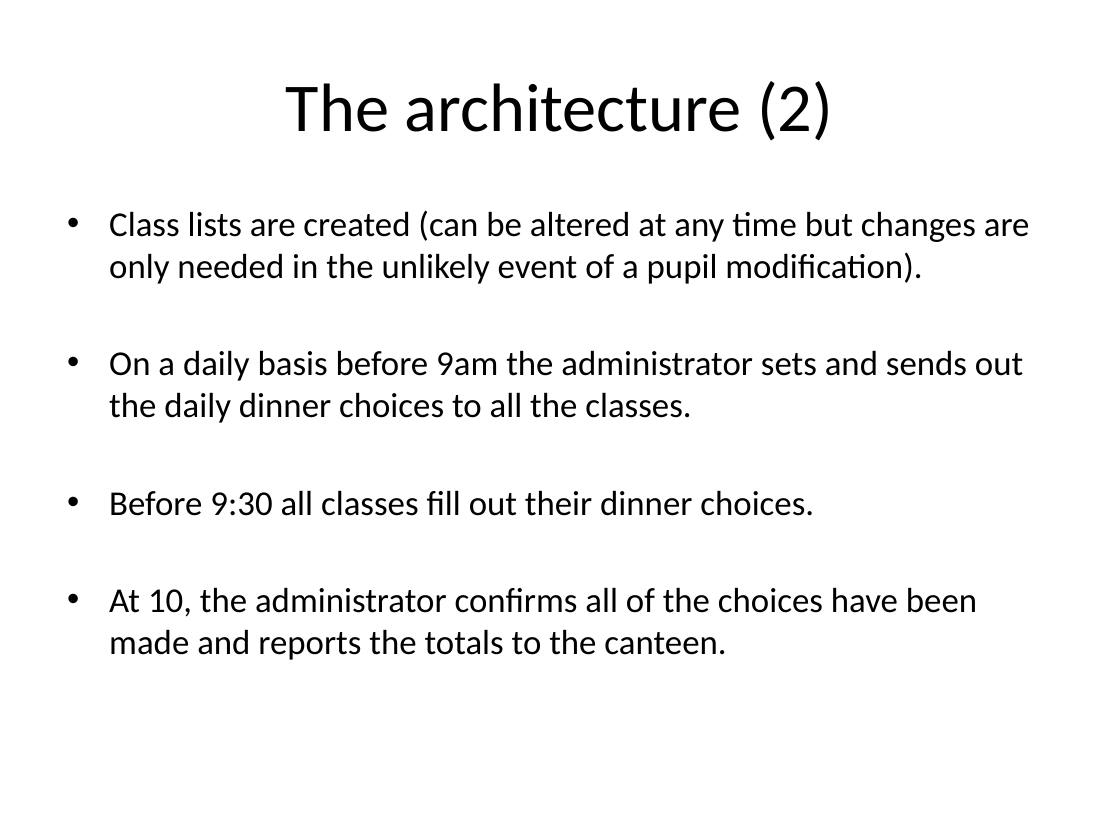
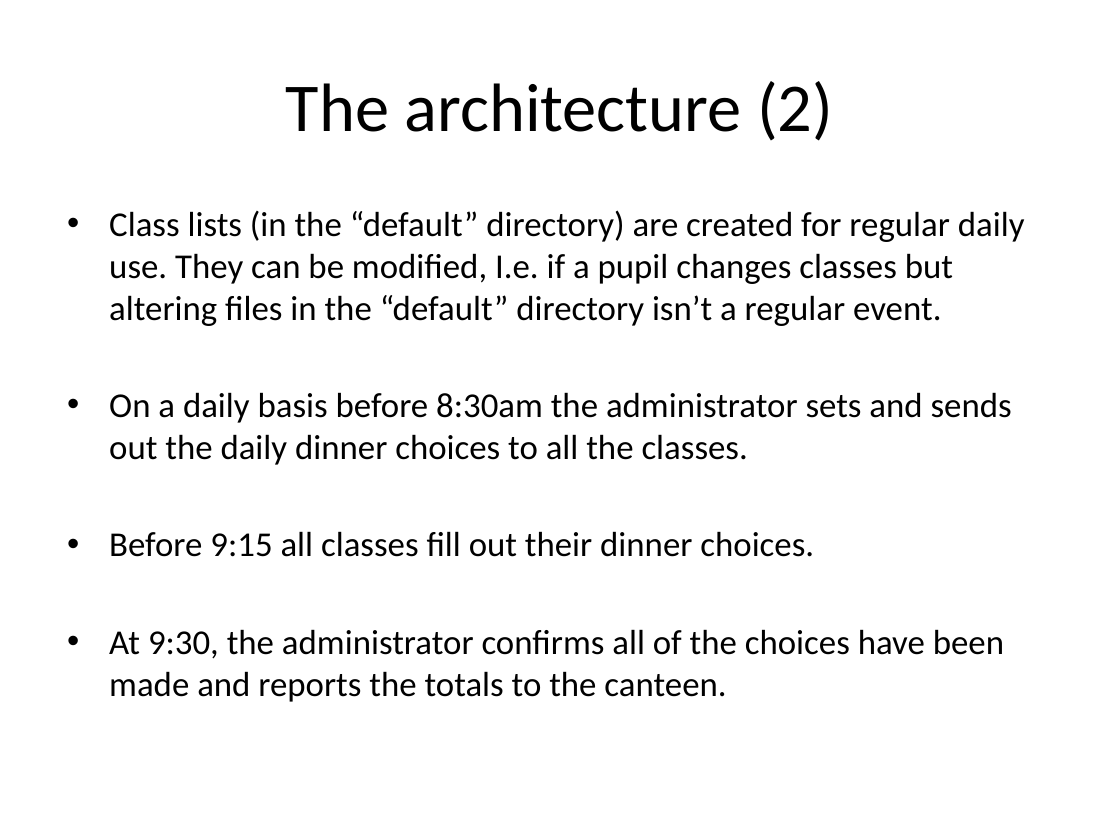
Before and after one commit to asfcarter/dinner_choices, a slide deck: slide 5 of Admin/User guides/Developers_guide.pptx. Drawn at 1120x840 pixels with LibreOffice and Linux fonts; fonts in the diff are those of the drawing. Boxes give left, top, right and bottom in pixels: in the first picture for what was removed or moved away, otherwise in the second. Text is boxed around its words. In the diff, an @@ line names an element or a change of style, - is before the commit and + after.

```diff
--- a/Admin/User guides/Developers_guide.pptx
+++ b/Admin/User guides/Developers_guide.pptx
@@ text at (x1=109, y1=210, x2=1025, y2=659): text changed @@
-• Class lists are created (can be altered at any time but changes are only needed in the unlikely event of a pupil modification).
-• On a daily basis before 9am the administrator sets and sends out the daily dinner choices to all the classes.
-• Before 9:30 all classes fill out their dinner choices.
-• At 10, the administrator confirms all of the choices have been made and reports the totals to the canteen.
+• Class lists (in the “default” directory) are created for regular daily use. They can be modified, I.e. if a pupil changes classes but altering files in the “default” directory isn’t a regular event.
+• On a daily basis before 8:30am the administrator sets and sends out the daily dinner choices to all the classes.
+• Before 9:15 all classes fill out their dinner choices.
+• At 9:30, the administrator confirms all of the choices have been made and reports the totals to the canteen.
```
Also in this commit, not shown: 2 other slides changed, 1 slide added, 2 other files.
